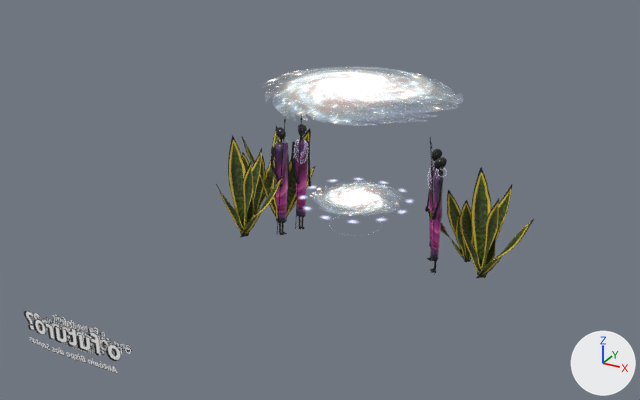
One commit to the glTF model public/assets/animacao-ufes.glb: the scene before it, then after it.
The view is the same before and after, from a camera (50 mm lens) standing at (1.57, -3.42, 1.49) and looking at (-0.04, -0.49, 0.02). Every picture has the same lights, and +X, +Y and +Z are marked at lower right. Where no turn or scale is listed for an object, it has been applied to the vertices.

Before the edit, the objects in view are built like this:
```python
ob_circulos_007 = bpy.data.objects.new('circulos.007', me_circle_001)
ob_circulos_007.location = (-0.052, -0.128, -0.114)
ob_espada_de_santa_barbara_004 = bpy.data.objects.new('espada-de-santa-barbara.004', me_espada_de_santa_barbara_008)
ob_espada_de_santa_barbara_004.location = (-0.665, -0.03, -0.366)
ob_espada_de_santa_barbara_004.rotation_euler = (-0.105, 3.032, 1.44)  # degrees (-6, 174, 83)
ob_espada_de_santa_barbara_004.scale = (-0.752, -0.752, -0.752)
ob_espada_de_santa_barbara_005 = bpy.data.objects.new('espada-de-santa-barbara.005', me_espada_de_santa_barbara_008)
ob_espada_de_santa_barbara_005.location = (-0.588, -0.239, -0.378)
ob_espada_de_santa_barbara_005.rotation_euler = (-0.135, -3.074, 0.176)  # degrees (-7.7, -176, 10)
ob_espada_de_santa_barbara_005.scale = (-1.02, -1.02, -1.02)
ob_espada_de_santa_barbara_006 = bpy.data.objects.new('espada-de-santa-barbara.006', me_espada_de_santa_barbara_013)
ob_espada_de_santa_barbara_006.location = (-0.516, -0.018, -0.378)
ob_espada_de_santa_barbara_006.rotation_euler = (3.034, 0.107, 0.501)  # degrees (174, 6.1, 29)
ob_espada_de_santa_barbara_006.scale = (-1.1, -1.1, -1.1)
ob_espada_de_santa_barbara_008 = bpy.data.objects.new('espada-de-santa-barbara.008', me_espada_de_santa_barbara_013)
ob_espada_de_santa_barbara_008.location = (0.445, 0.012, -0.366)
ob_espada_de_santa_barbara_008.rotation_euler = (3.031, -0.104, 0.924)  # degrees (174, -6, 53)
ob_espada_de_santa_barbara_008.scale = (-0.813, -0.813, -0.813)
ob_espada_de_santa_barbara_012 = bpy.data.objects.new('espada-de-santa-barbara.012', me_espada_de_santa_barbara_008)
ob_espada_de_santa_barbara_012.location = (0.542, -0.083, -0.378)
ob_espada_de_santa_barbara_012.rotation_euler = (-0.135, -3.074, -0.107)  # degrees (-7.7, -176, -6.1)
ob_espada_de_santa_barbara_012.scale = (-1.02, -1.02, -1.02)
ob_galaxia = bpy.data.objects.new('galaxia', me_galaxia)
ob_galaxia.location = (-0.052, -0.128, -0.114)
ob_galaxia_003 = bpy.data.objects.new('galaxia.003', me_galaxia_002)
ob_galaxia_003.location = (-0.052, -0.128, 0.423)
ob_maasai_001 = bpy.data.objects.new('maasai.001', me_sphere_003)
ob_maasai_001.location = (-0.397, -0.034, -0.375)
ob_maasai_001.rotation_euler = (3.142, 0.0, 0.59)  # degrees (180, 0, 34)
ob_maasai_001.scale = (-1.98, -1.98, -1.98)
# also in view: 'texto - Nego Bispo.010' at (-0.09, -1.87, 0.1); 'maasai.004' at (0.29, -0.04, -0.08); 'maasai.003' at (0.34, -0.14, -0.07); 'maasai.006' at (-0.44, -0.13, -0.07)
```
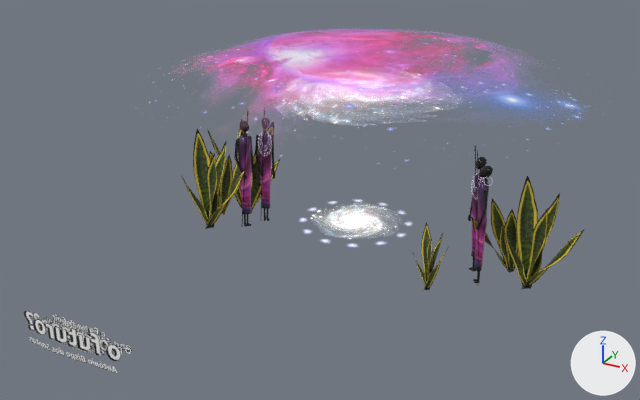
Pixel boxes (x1, y1, x2, y2) of what changed, in the pictures (640 x 400 px):
'galaxia.001', added (pink): after (149, 28, 586, 169)
'espada-de-santa-barbara.012', moved: before (457, 167, 534, 278); after (502, 176, 584, 289)
'espada-de-santa-barbara.005', moved: before (216, 135, 284, 238); after (181, 129, 247, 229)
'maasai.006', moved: before (271, 115, 292, 235); after (234, 111, 256, 227)
'maasai.001', moved: before (291, 114, 311, 229); after (255, 107, 275, 221)
'espada-de-santa-barbara.008', moved: before (428, 190, 474, 262); after (471, 199, 519, 273)
'maasai.003', moved: before (430, 142, 447, 275); after (473, 151, 493, 283)
'espada-de-santa-barbara.006', moved: before (241, 126, 315, 223); after (208, 119, 280, 213)
'espada-de-santa-barbara.004', moved: before (242, 152, 274, 215); after (209, 151, 240, 215)
'galaxia', moved: before (310, 183, 390, 214); after (311, 207, 396, 239)
'maasai.004', moved: before (425, 137, 443, 261); after (468, 146, 488, 273)
'espada-de-santa-barbara.010', added: after (412, 222, 449, 290)
'circulos.007', moved: before (300, 178, 412, 223); after (301, 200, 411, 247)

The change, as a list of edits to the scene's bpy script:
```text
Add mat_aldebarans:
    mat_aldebarans = principled_material('AldebaranS')
    mat_aldebarans.texture = img_aldebarans  # with its transparency
Add me_galaxia_001:
    me_galaxia_001.from_pydata(...)  # 289 vertices, 512 faces; spans x -1.0..0.99, y -1.04..0.95, z -0.11..0.02
    me_galaxia_001.materials.append(mat_aldebarans)  # picture img_aldebarans
Change ob_galaxia:
    ob_galaxia.location: (-0.052, -0.128, -0.114) -> (-0.052, -0.128, -0.227)
Change ob_espada_de_santa_barbara_004:
    ob_espada_de_santa_barbara_004.location: (-0.665, -0.03, -0.366) -> (-0.815, -0.093, -0.366)
Change ob_espada_de_santa_barbara_005:
    ob_espada_de_santa_barbara_005.location: (-0.588, -0.239, -0.378) -> (-0.788, -0.239, -0.378)
Change ob_espada_de_santa_barbara_006:
    ob_espada_de_santa_barbara_006.location: (-0.516, -0.018, -0.378) -> (-0.716, -0.018, -0.378)
Change ob_espada_de_santa_barbara_008:
    ob_espada_de_santa_barbara_008.location: (0.445, 0.012, -0.366) -> (0.645, 0.012, -0.366)
Change ob_espada_de_santa_barbara_012:
    ob_espada_de_santa_barbara_012.location: (0.542, -0.083, -0.378) -> (0.742, -0.083, -0.378)
Change ob_circulos_007:
    ob_circulos_007.location: (-0.052, -0.128, -0.114) -> (-0.052, -0.128, -0.227)
Change ob_maasai_001:
    ob_maasai_001.location: (-0.397, -0.034, -0.375) -> (-0.597, -0.034, -0.375)
Change ob_maasai_006:
    ob_maasai_006.location: (-0.448, -0.135, -0.375) -> (-0.648, -0.135, -0.375)
Change ob_maasai_004:
    ob_maasai_004.location: (0.296, -0.037, -0.375) -> (0.496, -0.037, -0.375)
Change ob_maasai_003:
    ob_maasai_003.location: (0.348, -0.137, -0.375) -> (0.548, -0.137, -0.375)
Add ob_galaxia_001:
    ob_galaxia_001 = bpy.data.objects.new('galaxia.001', me_galaxia_001)
    ob_galaxia_001.location = (-0.032, 0.007, 0.512)
Add ob_espada_de_santa_barbara_010:
    ob_espada_de_santa_barbara_010 = bpy.data.objects.new('espada-de-santa-barbara.010', me_espada_de_santa_barbara_008)
    ob_espada_de_santa_barbara_010.location = (0.388, -0.32, -0.366)
    ob_espada_de_santa_barbara_010.rotation_euler = (0.0732, 3.009, -0.296)  # degrees (4.2, 172, -17)
    ob_espada_de_santa_barbara_010.scale = (-0.584, -0.584, -0.584)
```
